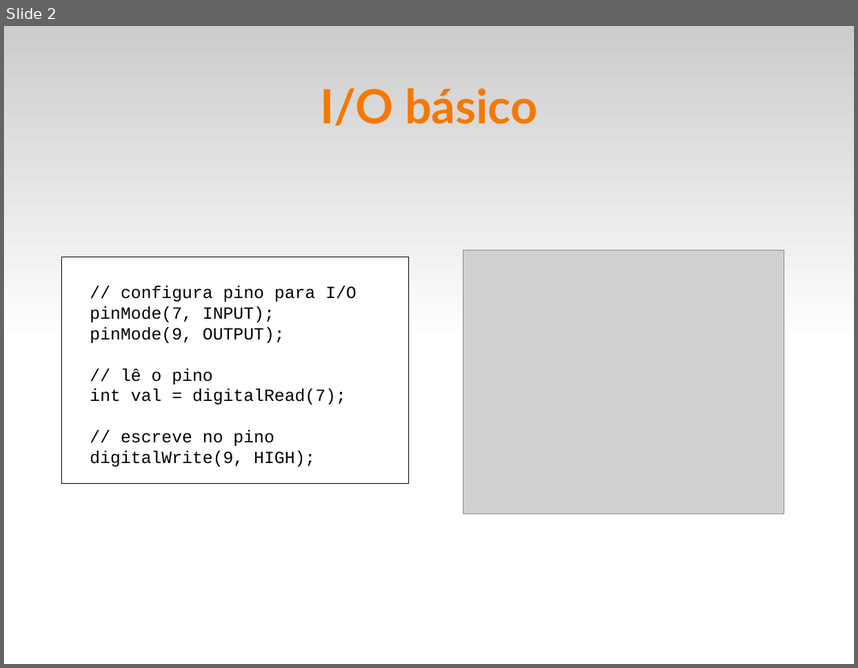
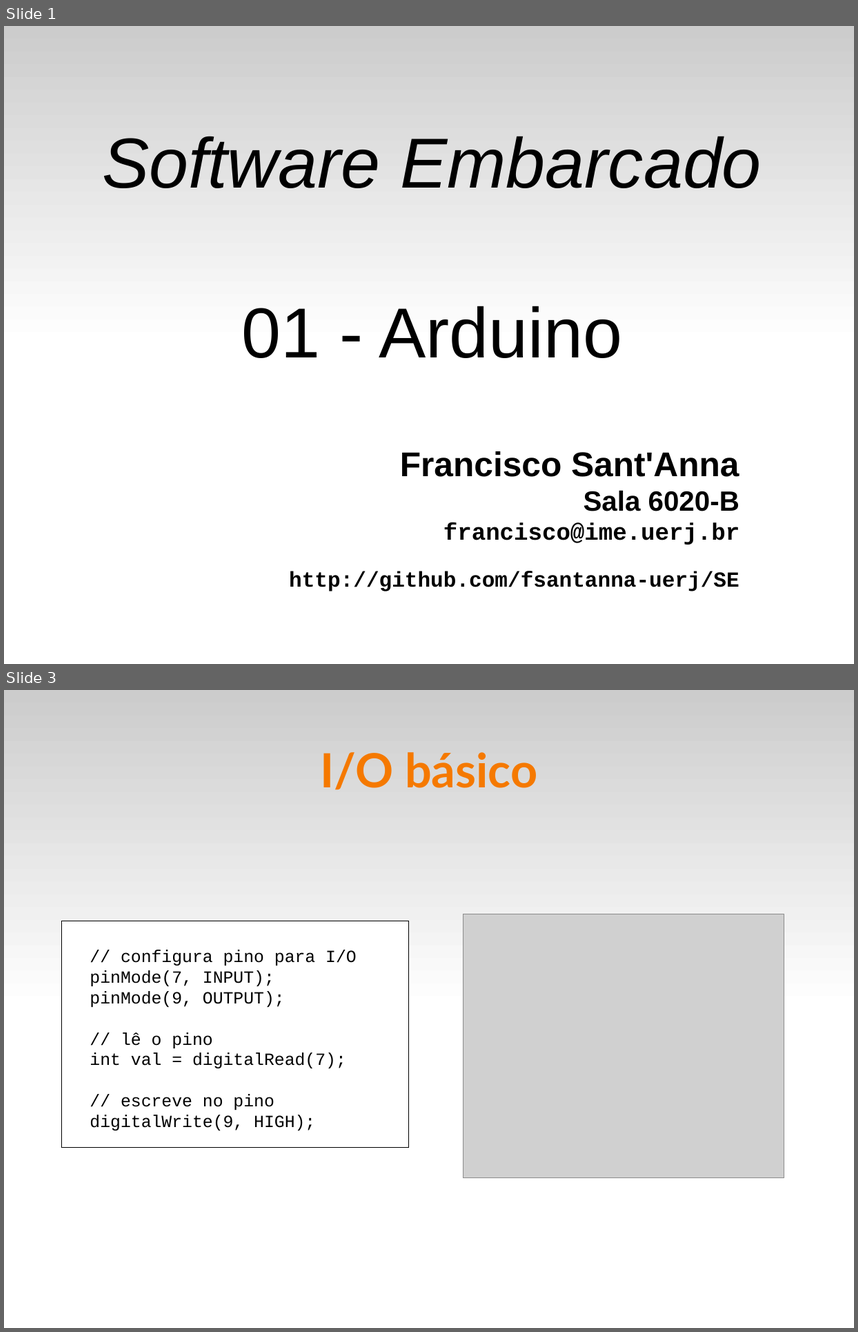
Before and after one commit to fsantanna-uerj/SE, a slide deck: Slides/se-01-arduino.odp. Shown one above the other, each under a label of ours: slide 2 before the commit, slides 1 and 3 after it; the slides between them are not shown. The pictures are 858x668 and 858x1332 pixels, drawn with LibreOffice and Linux fonts; fonts in the diff are those of the drawing; grey boxes stand for pictures. Boxes give left, top, right and bottom in pixels: in the first picture for what was removed or moved away, otherwise in the second. Text is boxed around its words. In the diff, an @@ line names an element or a change of style, - is before the commit and + after.

Commit message:
(>) 01.odp

```diff
--- a/Slides/se-01-arduino.odp
+++ b/Slides/se-01-arduino.odp
@@ slide 1 added at bbox=[4, 26, 854, 664], background #FFFFFF; not listed: 1 template element that a slide beside it also shows @@
@@ subtitle added at bbox=[102, 136, 762, 358], 66 pt, text #000000, italic @@
+Software Embarcado
+01 - Arduino
@@ freeform shape added at bbox=[230, 196, 230, 196], fill #99CCFF, outline #FF0000 4.25 pt @@
@@ text added at bbox=[289, 451, 740, 591], 20 pt, text #000000, bold @@
+Francisco Sant'Anna
+Sala 6020-B
+francisco@ime.uerj.br
+http://github.com/fsantanna-uerj/SE
@@ what was slide 2 is now slide 3 @@
```
Also in this commit, not shown: 3 slides changed, 1 other file.
